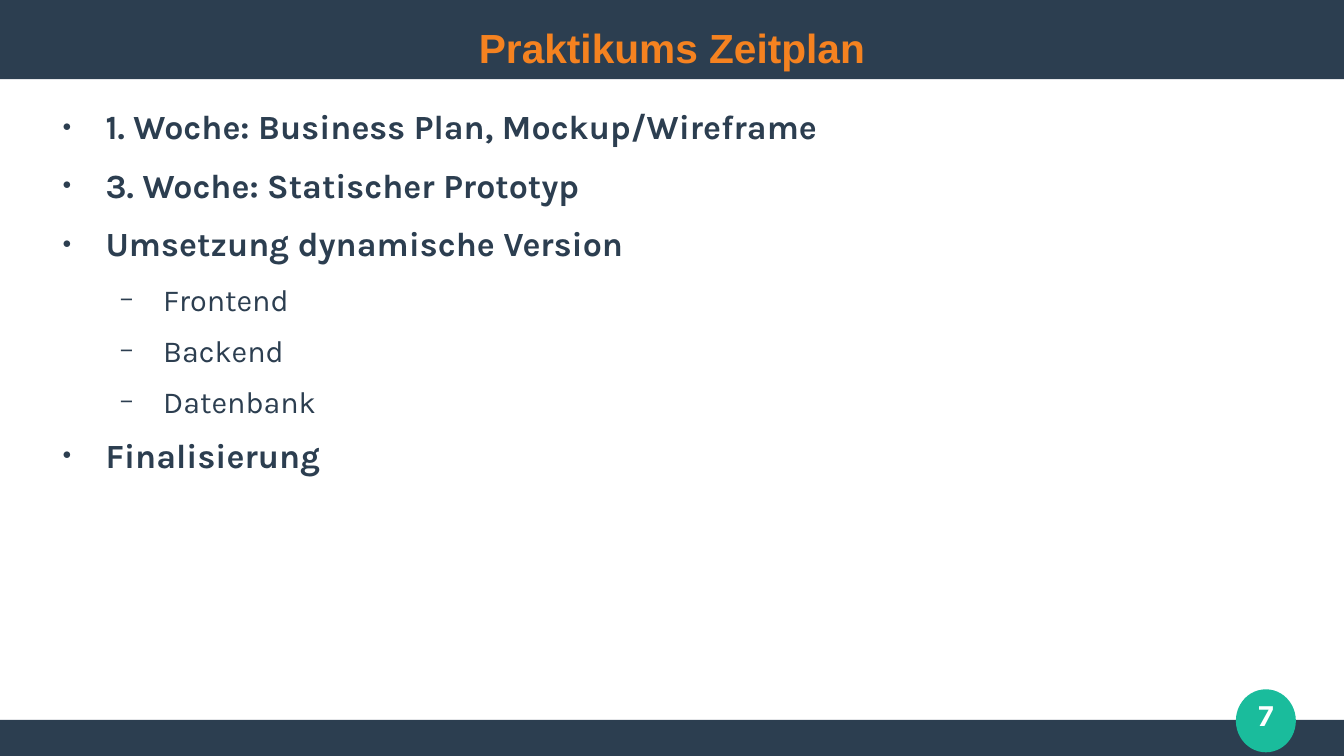
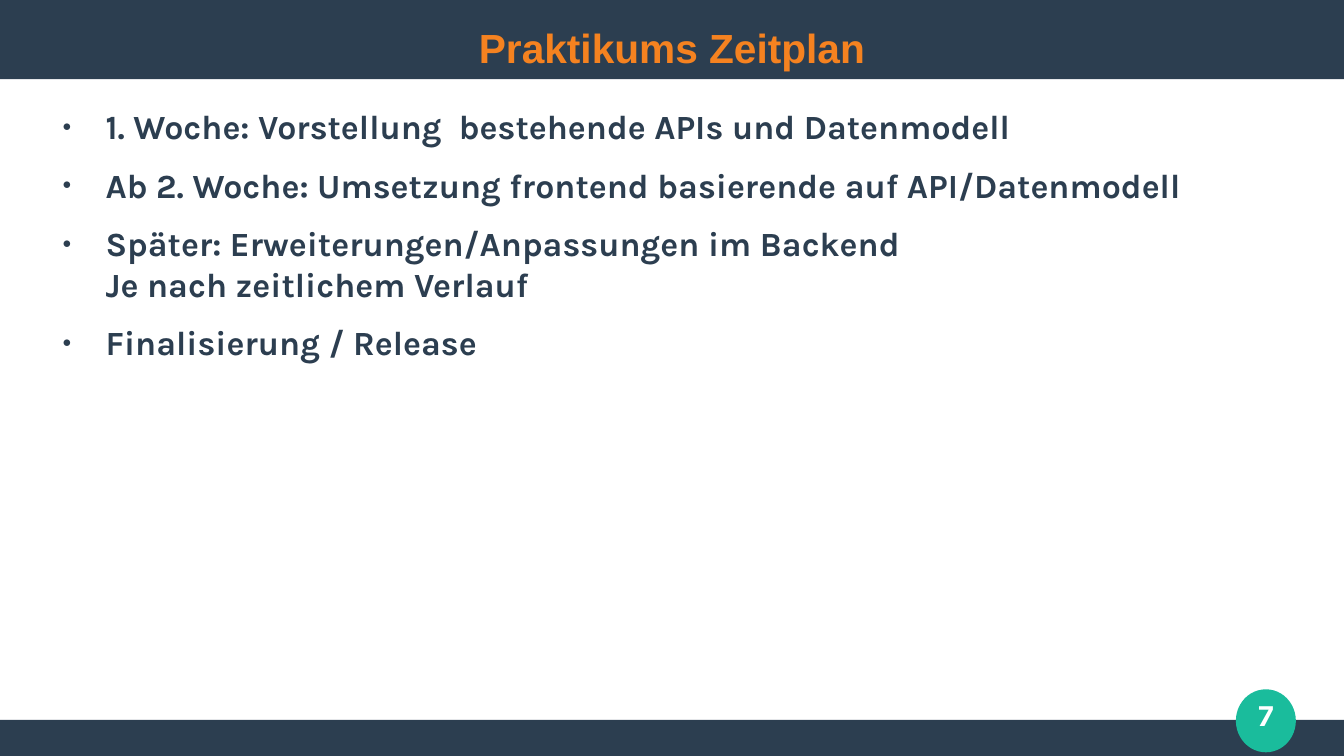
Before and after one commit to ghandmann/HS-AlbSig-WebAnwendungen2, a slide deck: slide 7 of Kapitel/00_Begruessung.odp. Drawn at 1344x756 pixels with LibreOffice and Linux fonts; fonts in the diff are those of the drawing. Boxes give left, top, right and bottom in pixels: in the first picture for what was removed or moved away, otherwise in the second. Text is boxed around its words. In the diff, an @@ line names an element or a change of style, - is before the commit and + after.

```diff
--- a/Kapitel/00_Begruessung.odp
+++ b/Kapitel/00_Begruessung.odp
@@ text at bbox=[106, 115, 1180, 364]: text changed @@
-● 1. Woche: Business Plan, Mockup/Wireframe
-● 3. Woche: Statischer Prototyp
-● Umsetzung dynamische Version
-  − Frontend
-  − Backend
-  − Datenbank
-● Finalisierung
+● 1. Woche: Vorstellung bestehende APIs und Datenmodell
+● Ab 2. Woche: Umsetzung frontend basierende auf API/Datenmodell
+● Später: Erweiterungen/Anpassungen im Backend
+  Je nach zeitlichem Verlauf
+● Finalisierung / Release
```
Also in this commit, not shown: 2 other slides changed, 1 slide removed, 1 other file.
